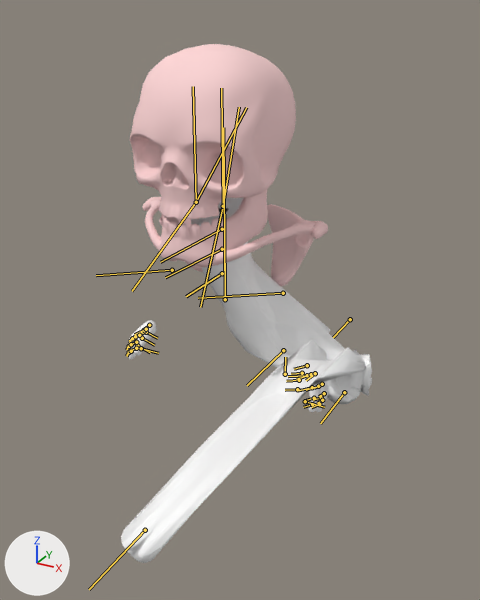
A saved change to the FBX model models/citizenworm.fbx.
The view is the same before and after, from a 50 mm camera at (1.8, -3.09, 1.57) aimed at (0.45, -0.65, 0.34). Every picture has the same lights, and +X, +Y and +Z are marked at lower left. Both versions are drawn at frame 1 of the action 'Take 001'; the numbers are the values there. The bones that bend it are drawn over the model as lines.

In view in the first picture: 'CitizenWorm', 'Hands', 'skeletonworm:collar_bone_LOD0', 'skeletonworm:shoulder_blades_LOD0', 'skeletonworm:skull_bottom_LOD0', 'skeletonworm:skull_top_LOD0'.
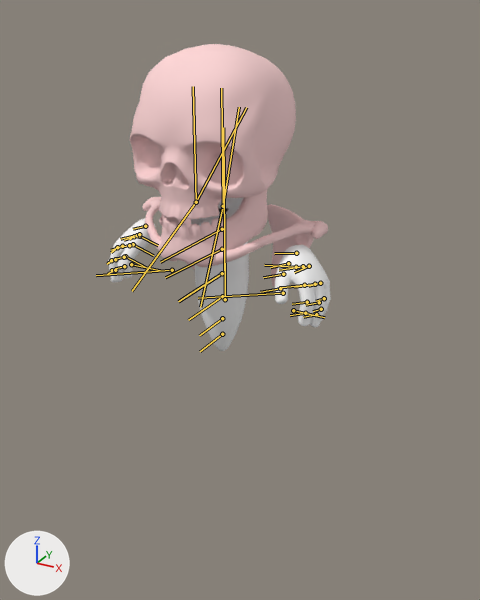
Where the change shows, as pixel boxes (x1, y1, x2, y2) in the pictures (480 x 600 px):
'CitizenWorm', posed
    before: (121, 198, 372, 563)
    after: (191, 198, 249, 351)
'Hands', posed (11% wider, 18% taller)
    before: (127, 320, 328, 412)
    after: (108, 218, 331, 327)
bone 'spine_2', root to tip
    before: (283, 350) to (247, 385)
    after: (222, 273) to (178, 301)
bone 'spine_1', root to tip
    before: (344, 392) to (320, 423)
    after: (222, 296) to (188, 320)
bone 'spine_0', root to tip
    before: (350, 319) to (333, 337)
    after: (222, 318) to (199, 335)
bone 'pelvis', root to tip
    before: (145, 530) to (89, 589)
    after: (222, 334) to (200, 351)
bone 'hand_R', root to tip
    before: (149, 325) to (142, 330)
    after: (145, 226) to (133, 229)
bone 'hand_L', root to tip
    before: (307, 365) to (294, 369)
    after: (296, 253) to (274, 253)

The edits, one by one:
Bone 'spine_2' (bone_spine_2) moves from (-17.4, -3.2, 14.3) to (0.0, 0.0, 0.0).
Bone 'spine_1' (bone_spine_1) moves from (-3.1, -3.2, 14.2) to (0.0, 0.0, 0.0).
Bone 'spine_0' (bone_spine_0) moves from (24.2, 0.0, 0.0) to (0.0, 0.0, 0.0).
Bone 'pelvis' (bone_pelvis) moves from (10.0, 78.9, 3.2) to (0.0, 0.0, 0.0).
Bone 'hand_R' (bone_hand_r) moves from (17.6, -8.2, -18.5) to (0.0, 0.0, 0.0).
Bone 'hand_R' (bone_hand_r) is rescaled from (0.67, 0.67, 0.67) to (1.0, 1.0, 1.0).
Bone 'hand_L' (bone_hand_l) moves from (18.0, -8.4, 18.1) to (0.0, 0.0, 0.0).
Bone 'hand_L' (bone_hand_l) is rescaled from (0.67, 0.67, 0.67) to (1.0, 1.0, 1.0).
